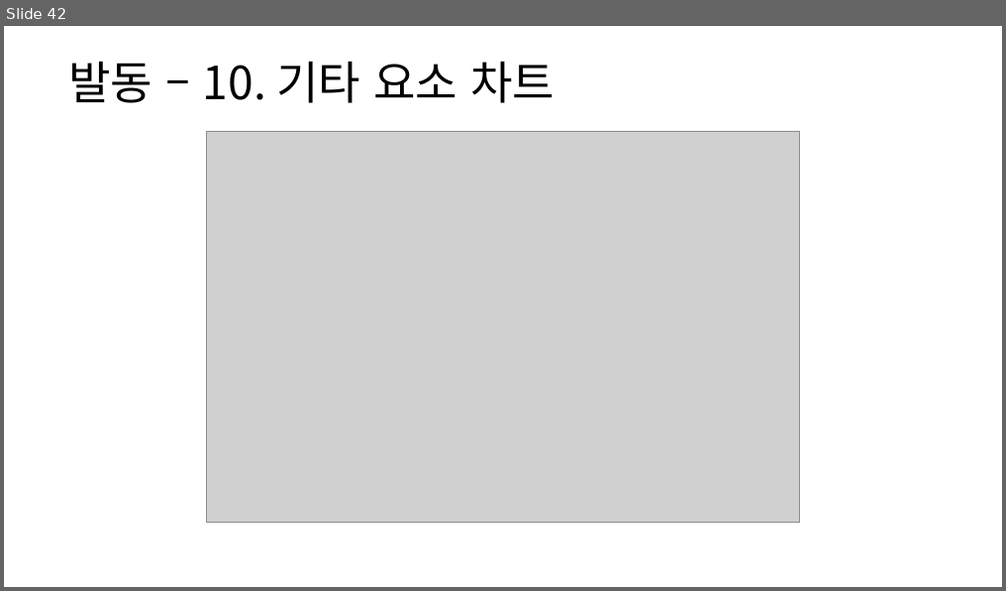
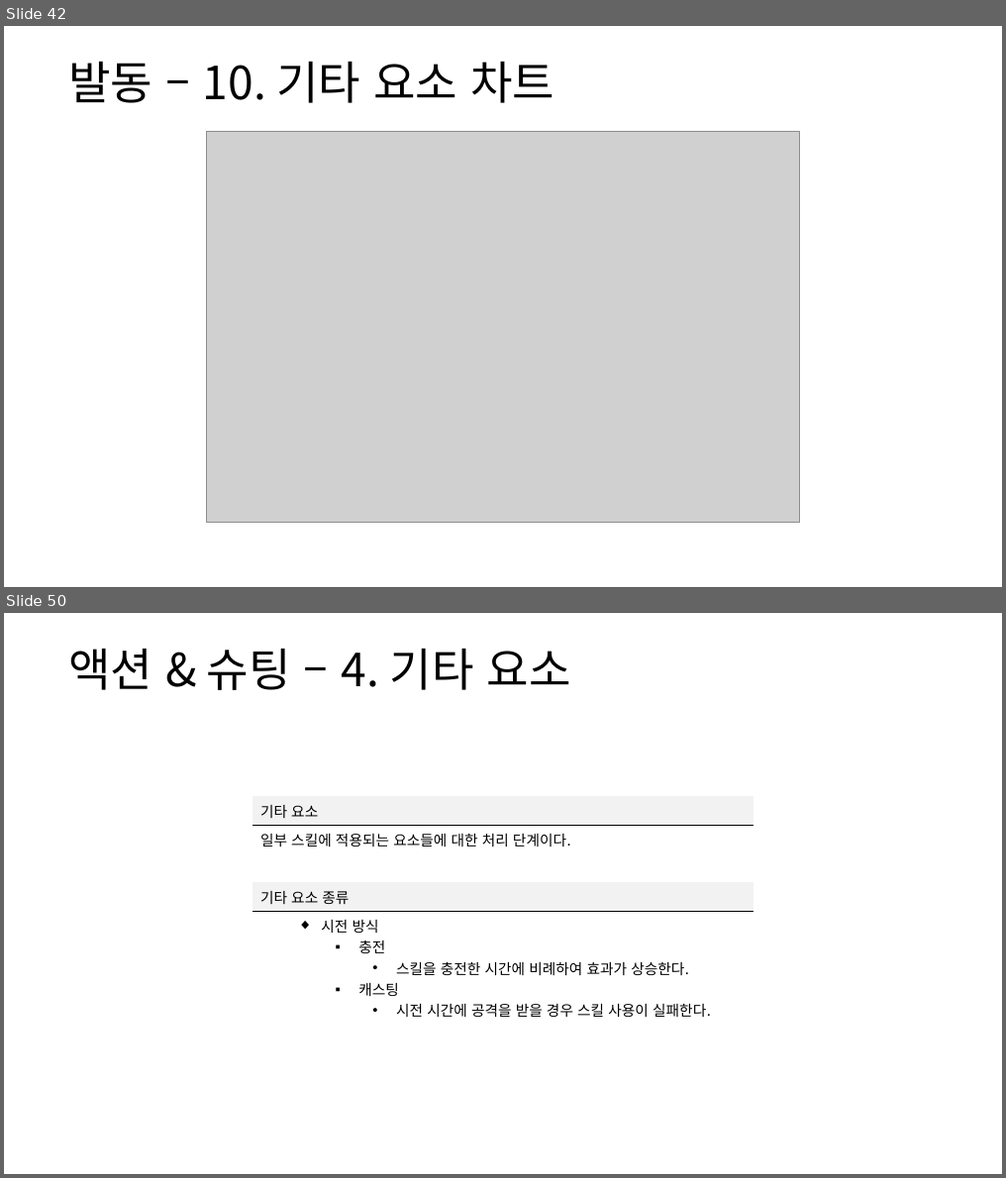
Before and after one commit to yjk0401/unityenginebasic_9th, a slide deck: 기획/방랑엽사전/스킬 시스템 기획서.pptx. Shown one above the other, each under a label of ours: slide 42 before the commit, slides 42 and 50 after it; the slides between them are not shown. The pictures are 1006x591 and 1006x1178 pixels, drawn with LibreOffice and Linux fonts; fonts in the diff are those of the drawing; grey boxes stand for pictures. Boxes give left, top, right and bottom in pixels: in the first picture for what was removed or moved away, otherwise in the second. Text is boxed around its words. In the diff, an @@ line names an element or a change of style, - is before the commit and + after.

```diff
--- a/기획/방랑엽사전/스킬 시스템 기획서.pptx
+++ b/기획/방랑엽사전/스킬 시스템 기획서.pptx
@@ slide 50 added at [4, 613, 1002, 1174], background #FFFFFF @@
@@ text added at [68, 648, 571, 690], 44 pt, text #000000 @@
+액션 & 슈팅 – 4. 기타 요소
@@ table added at [253, 796, 753, 1021], 5 rows, 1 columns @@
+기타 요소
+일부 스킬에 적용되는 요소들에 대한 처리 단계이다.
+
+기타 요소 종류
+시전 방식 / 충전 / 스킬을 충전한 시간에 비례하여 효과가 상승한다. / 캐스팅 / 시전 시간에 공격을 받을 경우 스킬 사용이 실패한다.
```
Also in this commit, not shown: 8 other slides added.
